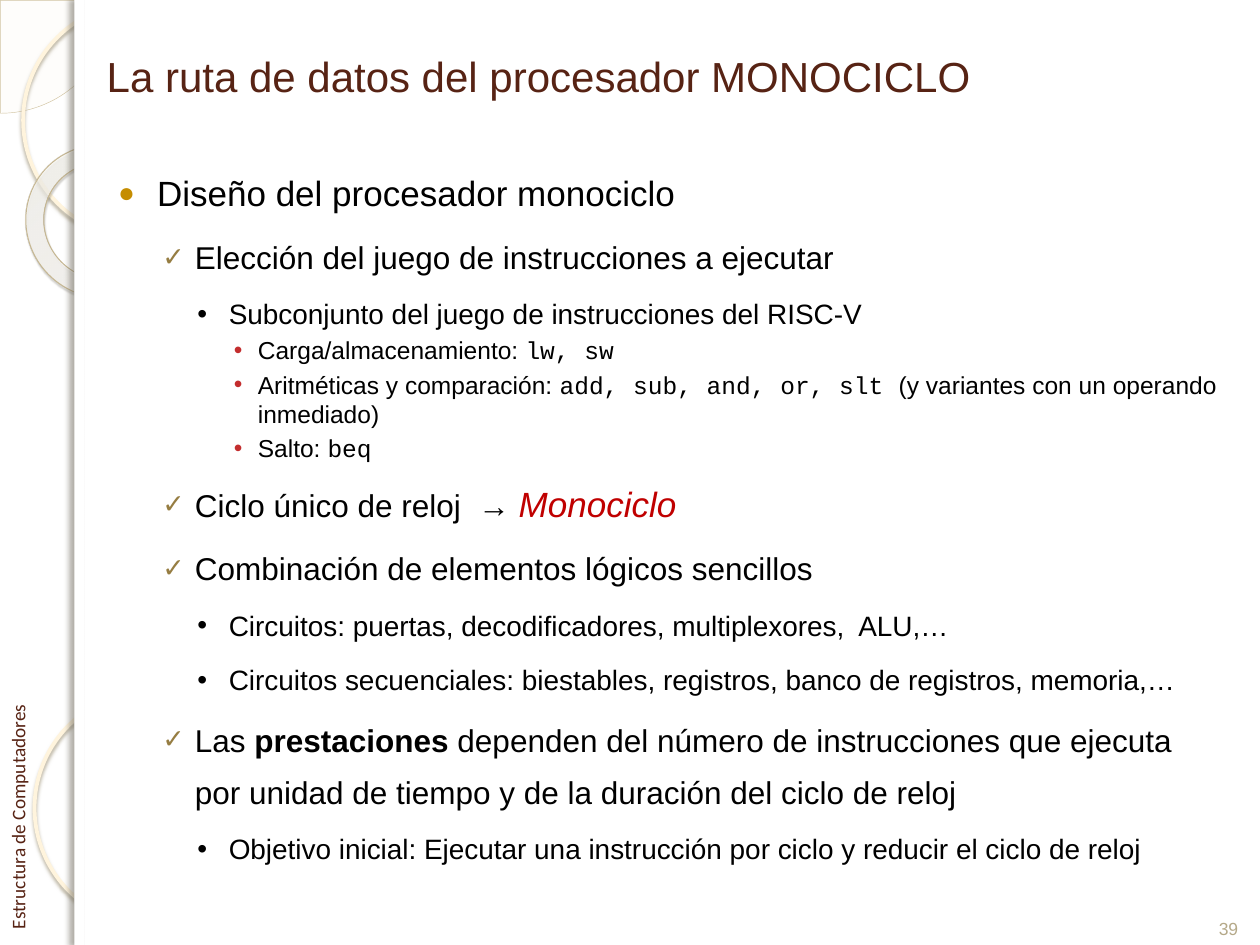
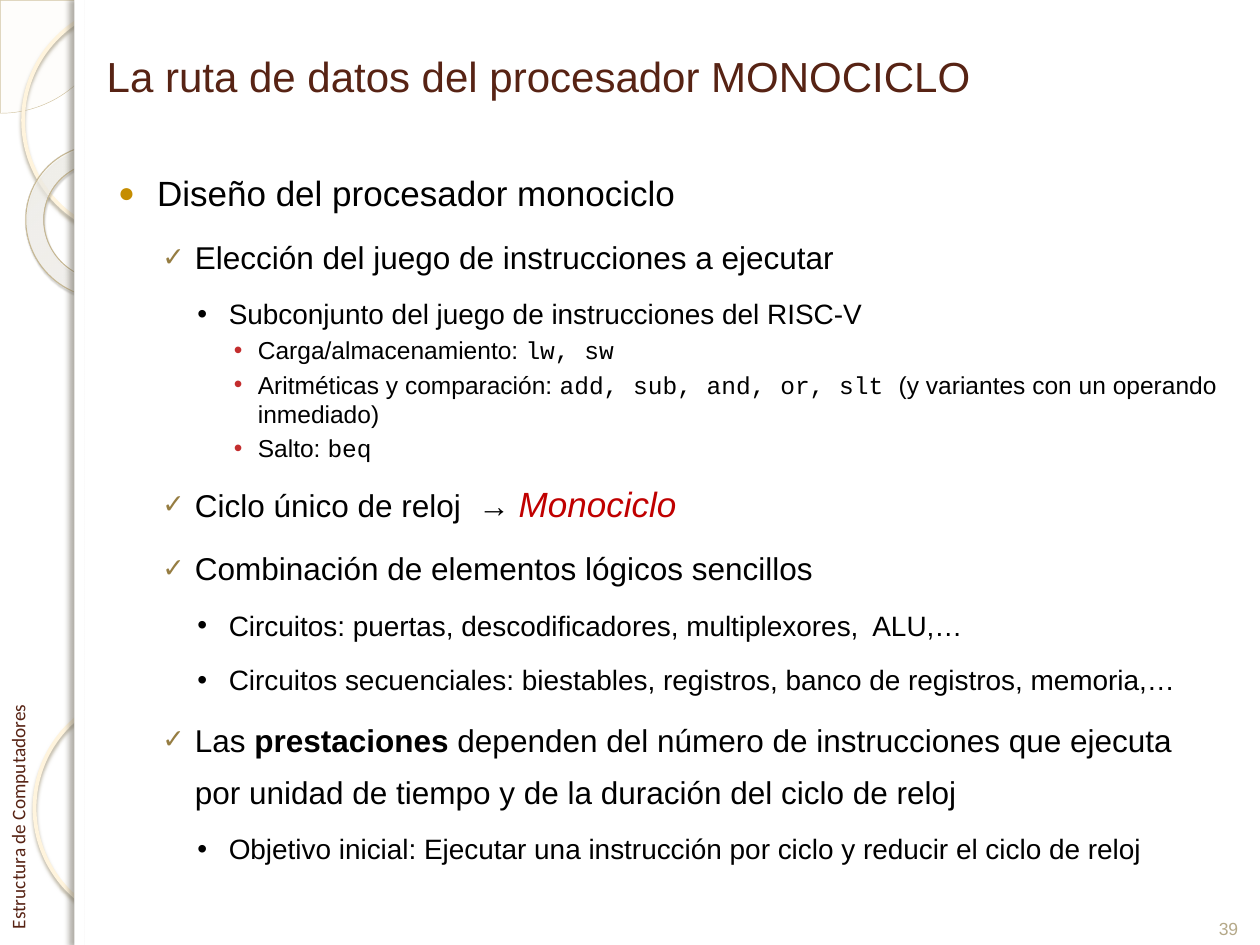
Before and after one commit to enriquesquintana/ETC, a slide deck: slide 39 of ETC_RISCV/Teoría/Tema 1. El procesador_RISCV.pptx. Drawn at 1260x945 pixels with LibreOffice and Linux fonts; fonts in the diff are those of the drawing; background and template pictures are left out. Boxes give left, top, right and bottom in pixels: in the first picture for what was removed or moved away, otherwise in the second. Text is boxed around its words. In the diff, an @@ line names an element or a change of style, - is before the commit and + after.

```diff
--- a/ETC_RISCV/Teoría/Tema 1. El procesador_RISCV.pptx
+++ b/ETC_RISCV/Teoría/Tema 1. El procesador_RISCV.pptx
@@ text at [229,615,962,641]: text changed @@
-    • Circuitos: puertas, decodificadores, multiplexores, ALU,…
+    • Circuitos: puertas, descodificadores, multiplexores, ALU,…
```
Also in this commit, not shown: 2 other slides changed.
